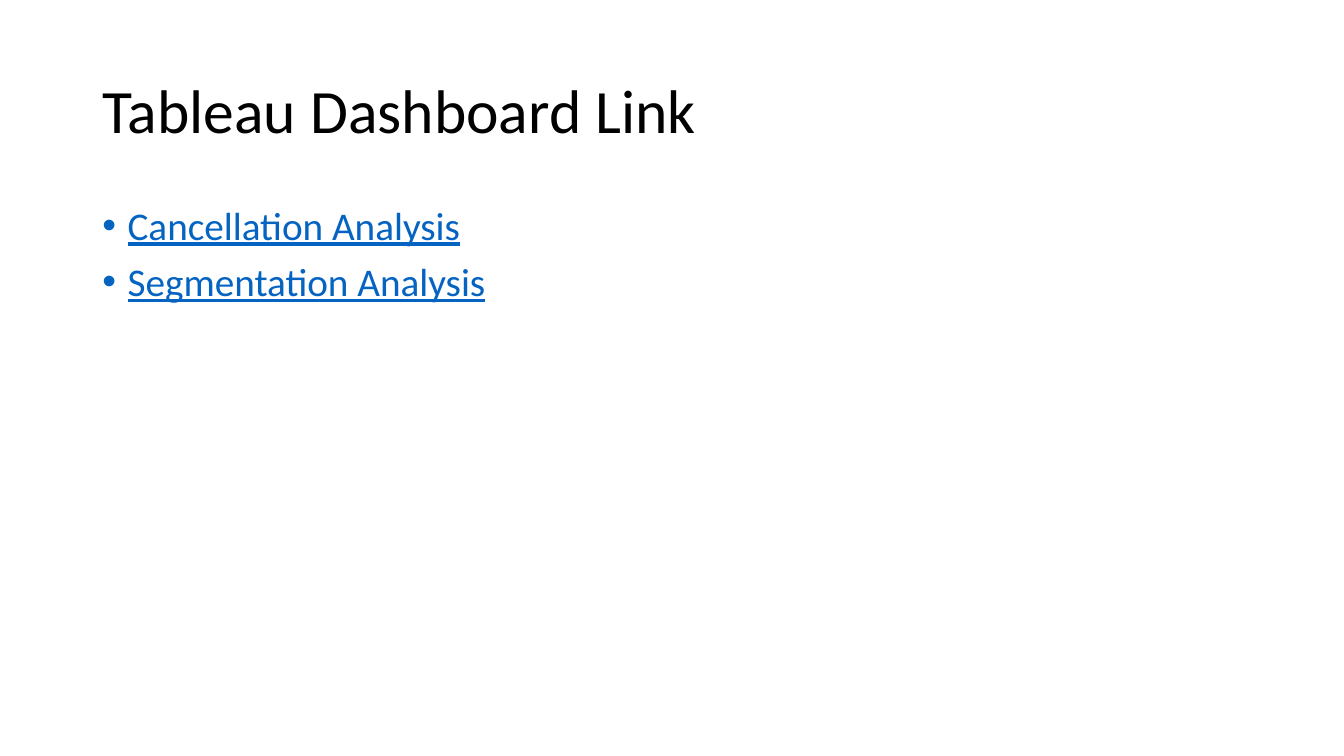
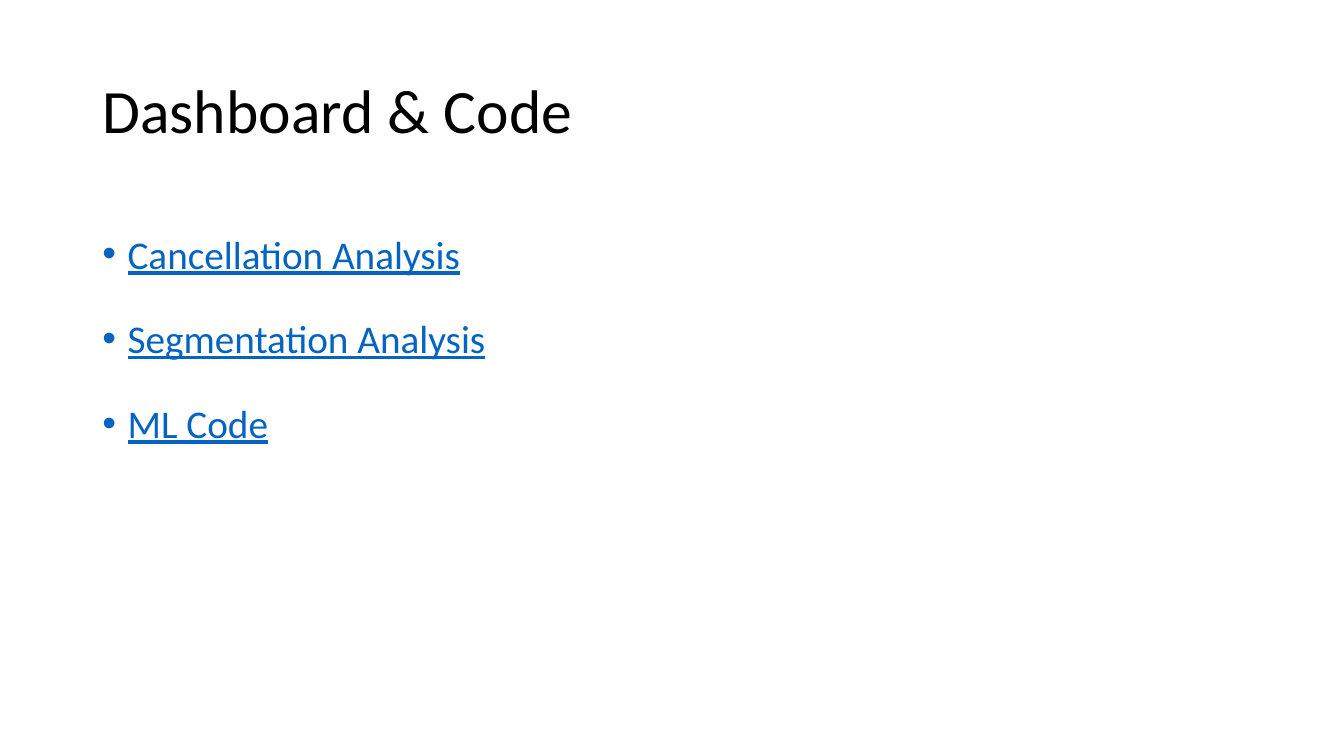
Before and after one commit to William-07/GHR_Analysis, a slide deck: slide 21 of Report/Global Hotels and Resorts Revenue Analysis - Cancellation Analysis.pptx (slide 18 before the commit). Drawn at 1344x756 pixels with LibreOffice and Linux fonts; fonts in the diff are those of the drawing. Boxes give left, top, right and bottom in pixels: in the first picture for what was removed or moved away, otherwise in the second. Text is boxed around its words. In the diff, an @@ line names an element or a change of style, - is before the commit and + after.

```diff
--- a/Report/Global Hotels and Resorts Revenue Analysis - Cancellation Analysis.pptx
+++ b/Report/Global Hotels and Resorts Revenue Analysis - Cancellation Analysis.pptx
@@ title at (102, 90, 572, 134): text changed @@
-Tableau Dashboard Link
+Dashboard & Code
@@ text at (128, 241, 485, 360): line spacing 0.9 to 1.5 @@
@@ text at (128, 410, 268, 444): paragraph added @@
+• ML Code
```
Also in this commit, not shown: 4 other slides changed, 3 slides added, 2 other files.
